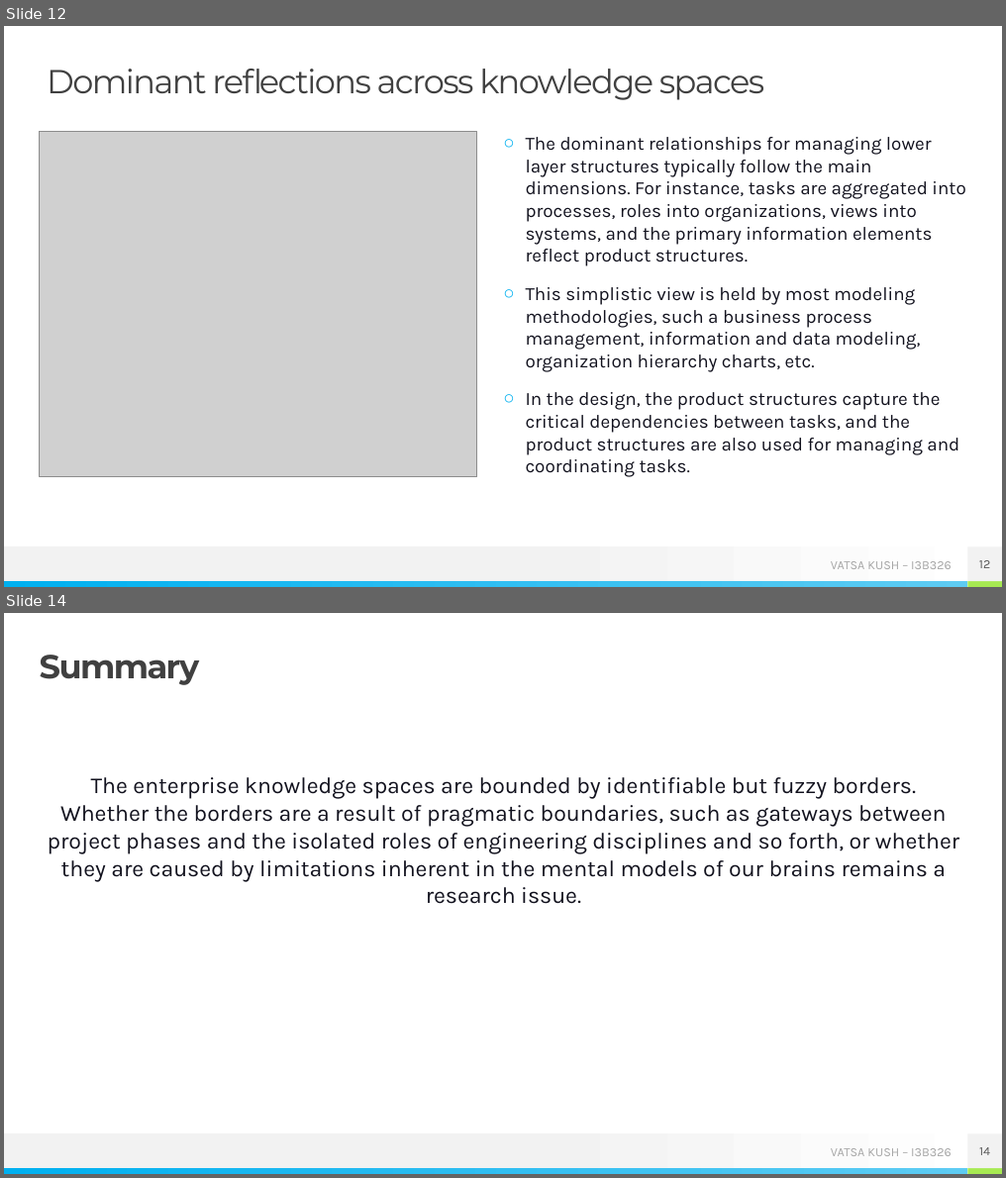
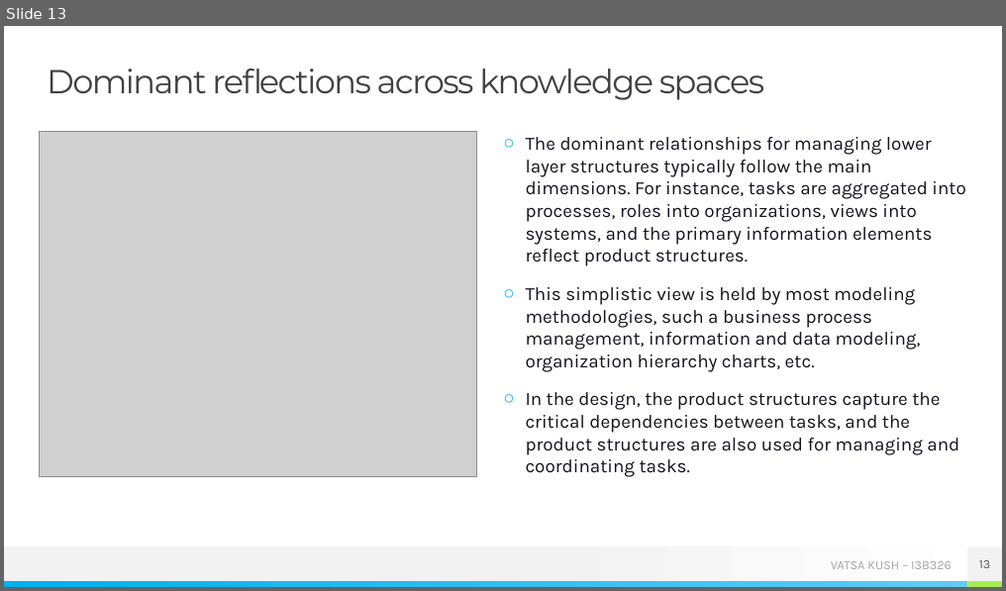
Before and after one commit to kushvatsa/ns_bkk_15, a slide deck: 15_I3B326_Vatsa_Kush.pptx. Shown one above the other, each under a label of ours: slides 12 and 14 before the commit, slide 13 after it; the slides between them are not shown. The pictures are 1006x1178 and 1006x591 pixels, drawn with LibreOffice and Linux fonts; fonts in the diff are those of the drawing; grey boxes stand for pictures. Boxes give left, top, right and bottom in pixels: in the first picture for what was removed or moved away, otherwise in the second. Text is boxed around its words. In the diff, an @@ line names an element or a change of style, - is before the commit and + after.

```diff
--- a/15_I3B326_Vatsa_Kush.pptx
+++ b/15_I3B326_Vatsa_Kush.pptx
@@ slide 14 removed at bbox=[4, 613, 1002, 1174], background #FFFFFF; not listed: 4 template elements that a slide beside it also shows @@
@@ title removed at bbox=[40, 655, 200, 685] @@
-Summary
@@ text removed at bbox=[48, 777, 959, 904] @@
-The enterprise knowledge spaces are bounded by identifiable but fuzzy borders. Whether the borders are a result of pragmatic boundaries, such as gateways between project phases and the isolated roles of engineering disciplines and so forth, or whether they are caused by limitations inherent in the mental models of our brains remains a research issue.
@@ page number removed at bbox=[967, 1134, 1002, 1168] @@
-14
@@ what was slide 12 is now slide 13 @@
```
Also in this commit, not shown: 5 slides changed, 6 slides added, 4 other slides removed, 9 other files.
